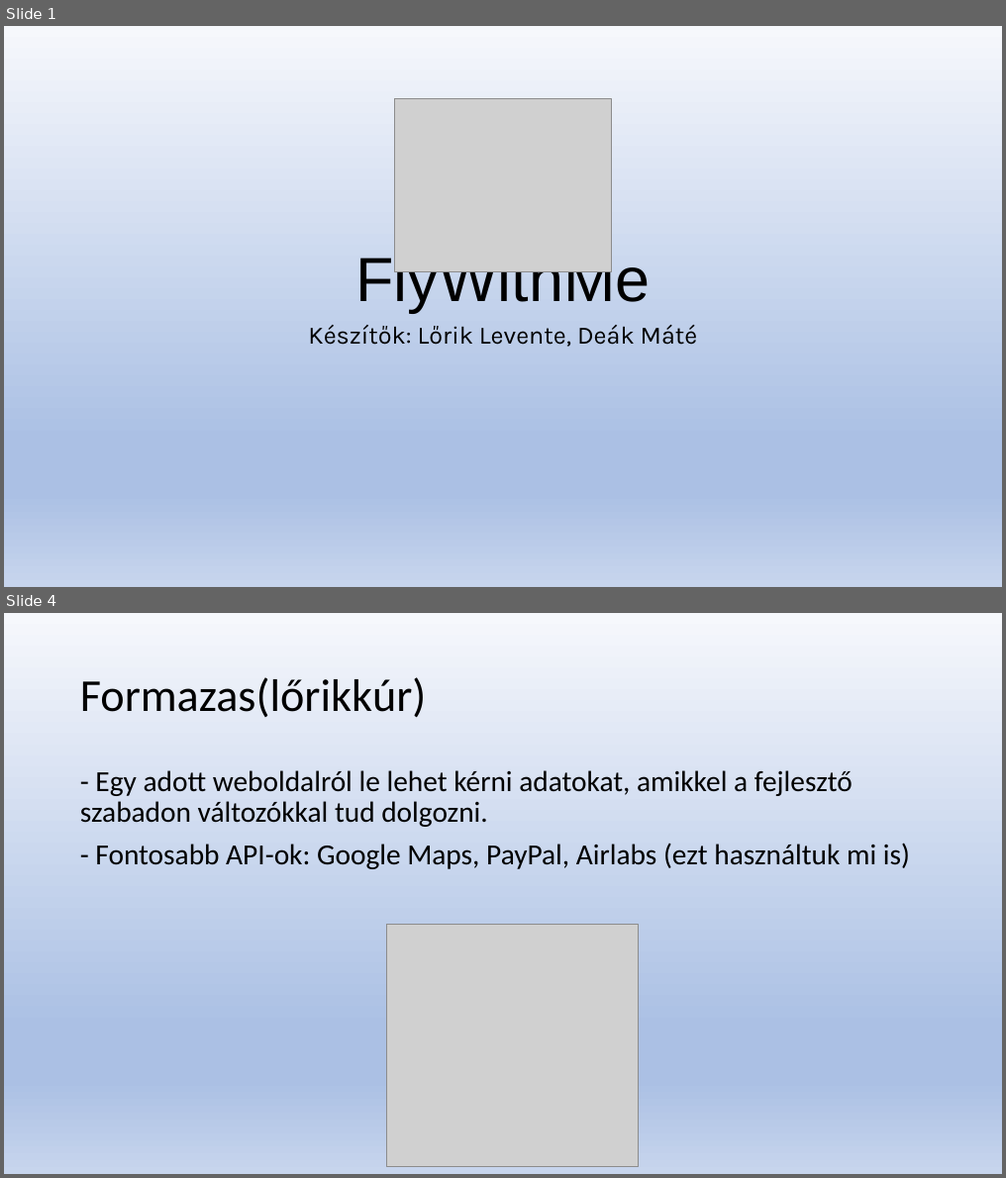
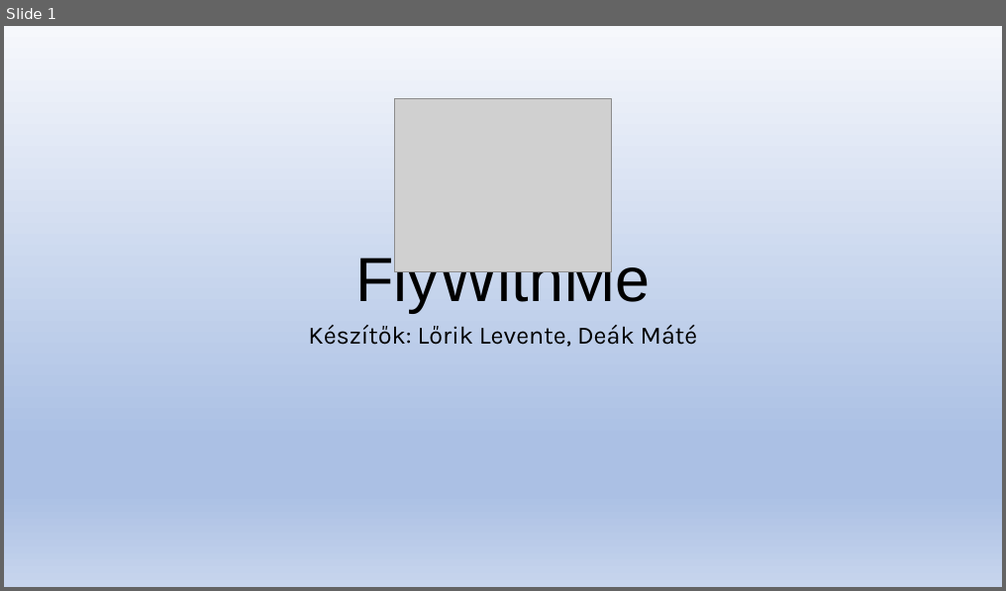
Before and after one commit to Levminer/flywithme, a slide deck: app/docs/FlyWithMeApp.pptx. Shown one above the other, each under a label of ours: slides 1 and 4 before the commit, slide 1 after it; the slides between them are not shown. The pictures are 1006x1178 and 1006x591 pixels, drawn with LibreOffice and Linux fonts; fonts in the diff are those of the drawing; grey boxes stand for pictures. Boxes give left, top, right and bottom in pixels: in the first picture for what was removed or moved away, otherwise in the second. Text is boxed around its words. In the diff, an @@ line names an element or a change of style, - is before the commit and + after.

```diff
--- a/app/docs/FlyWithMeApp.pptx
+++ b/app/docs/FlyWithMeApp.pptx
@@ slide 4 removed at (x1=4, y1=613, x2=1002, y2=1174), background gradient #F6F8FC to #ABC0E4 to #C7D5ED @@
@@ title removed at (x1=80, y1=677, x2=427, y2=718) @@
-Formazas(lőrikkúr)
@@ text removed at (x1=80, y1=770, x2=910, y2=869) @@
-- Egy adott weboldalról le lehet kérni adatokat, amikkel a fejlesztő szabadon változókkal tud dolgozni.
-- Fontosabb API-ok: Google Maps, PayPal, Airlabs (ezt használtuk mi is)
@@ picture removed at (x1=387, y1=925, x2=639, y2=1167) @@
```
Also in this commit, not shown: 3 slides added, 2 other slides removed, 2 other files.
